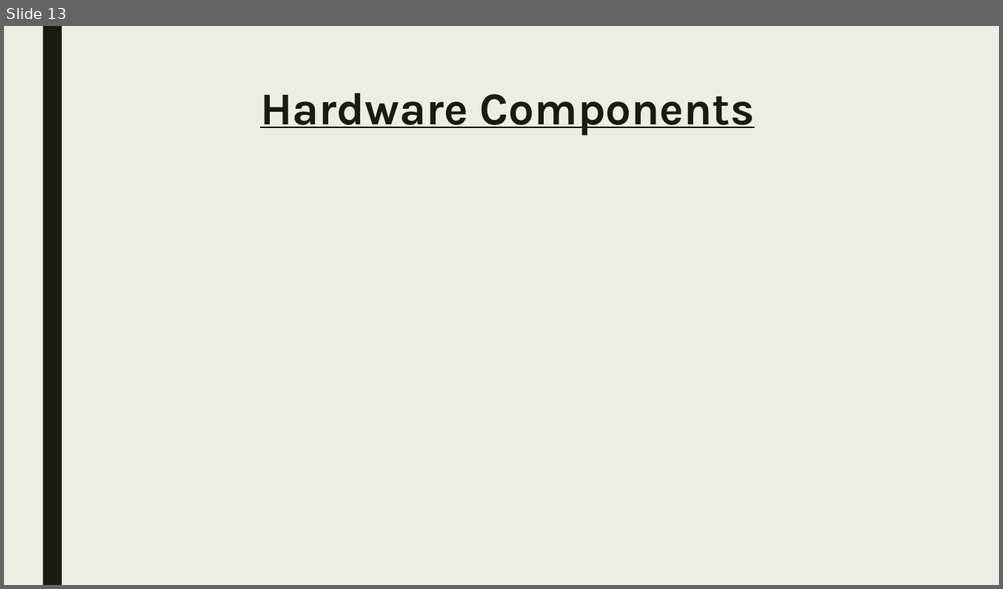
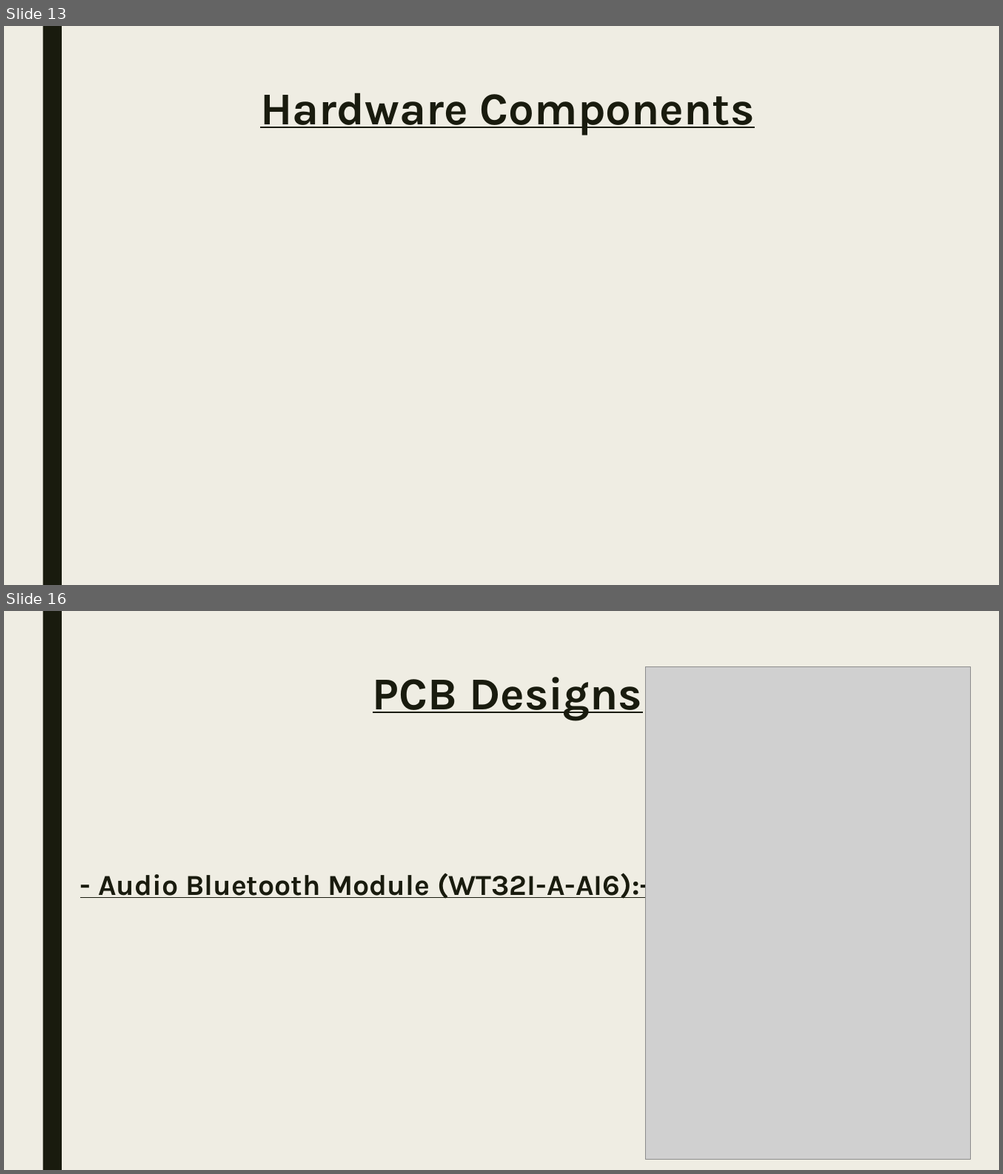
Before and after one commit to hananabilabd/Real-time-STM32-MEMS-MIC-Audio-Playback-DSP, a slide deck: Presentation.pptx. Shown one above the other, each under a label of ours: slide 13 before the commit, slides 13 and 16 after it; the slides between them are not shown. The pictures are 1003x589 and 1003x1174 pixels, drawn with LibreOffice and Linux fonts; fonts in the diff are those of the drawing; grey boxes stand for pictures. Boxes give left, top, right and bottom in pixels: in the first picture for what was removed or moved away, otherwise in the second. Text is boxed around its words. In the diff, an @@ line names an element or a change of style, - is before the commit and + after.

```diff
--- a/Presentation.pptx
+++ b/Presentation.pptx
@@ slide 16 added at (4,611,999,1170), background #EFEDE3; not listed: 1 template element that a slide beside it also shows @@
@@ title added at (373,677,642,721), 44 pt, text #191B0E, bold, underline @@
+PCB Designs
@@ picture added at (646,667,971,1160) @@
@@ text added at (98,869,650,903), 28 pt, text #191B0E, bold, underline @@
+- Audio Bluetooth Module (WT32I-A-AI6):-
```
Also in this commit, not shown: 3 slides changed, 6 other slides added, 4 slides removed, 1 other file.
